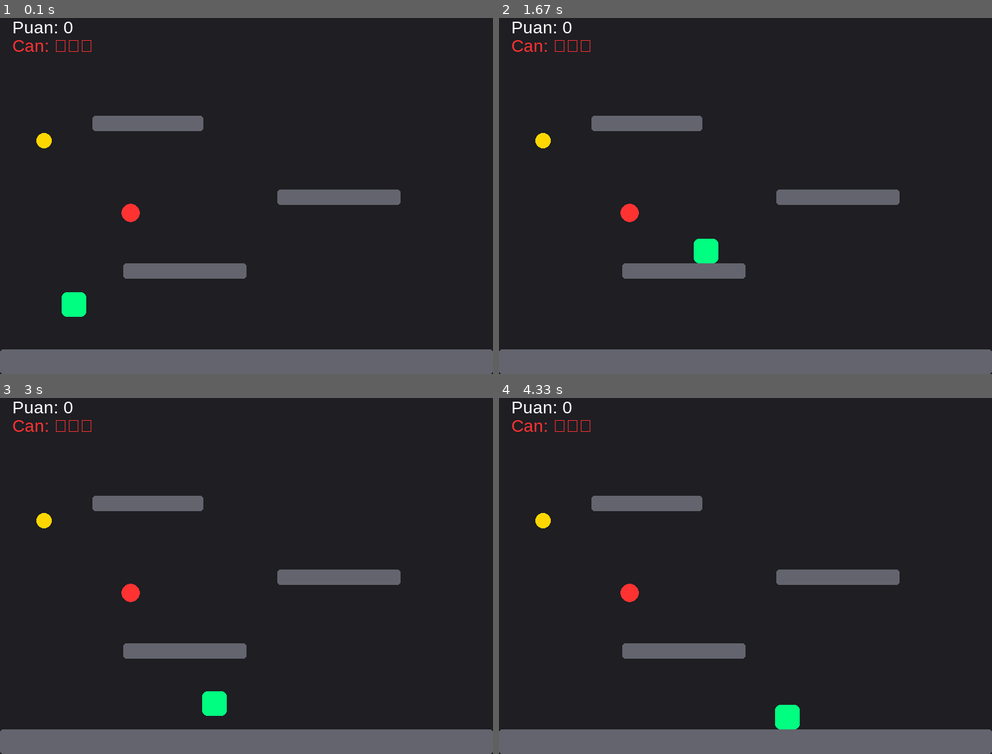
Above: before the commit, frames 1-4 (two rows, left to right).
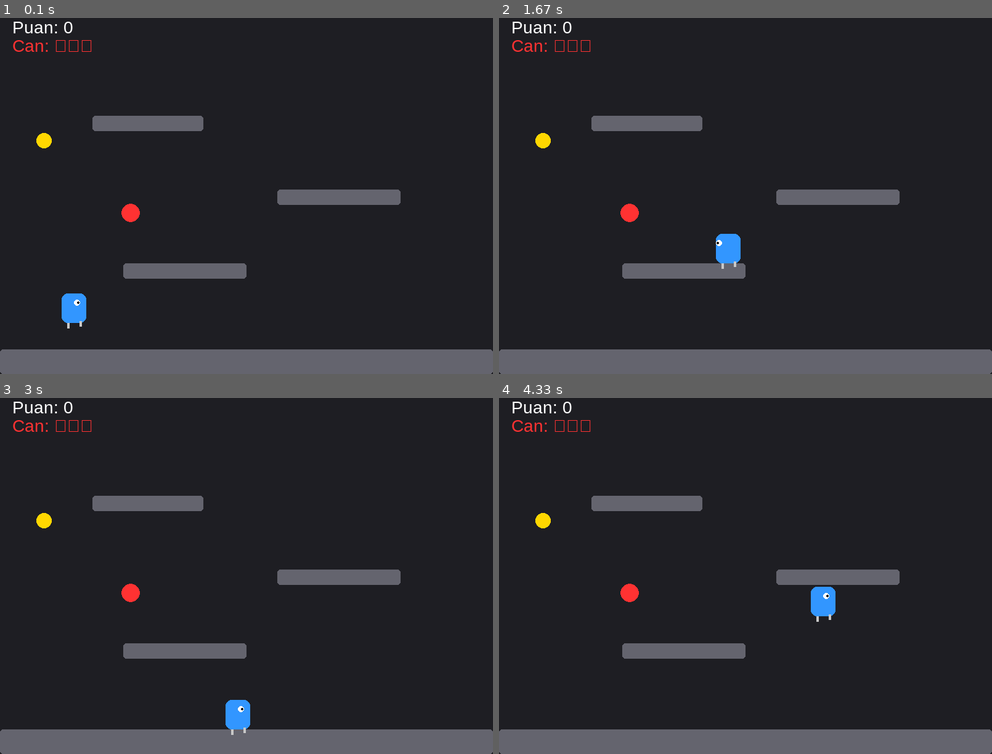
Above: after the commit, the same moments.

Repository: ikranarin/pygame_mini_game
Game: pygame game, started from PycharmProjects/Games/deneme1.py
Same seed, same stepped clock (60 frames per second), same inputs: the game is played once before the commit and once after it.
Inputs:
- Up to frame 1 (0.1 s): no input
- Up to frame 2 (1.67 s): hold Right 0.33-0.8 s; hold Right 0.83-1.3 s; tap Space at 0.9, 1.2, 1.4 s; hold Left from 1.33 s (still down)
- Up to frame 3 (3 s): tap Space at 1.7, 1.97, 2.27, 2.4, 2.7 s; release Left at 1.87 s; hold Left 1.9-2.3 s; hold Right 2.33-2.97 s
- Up to frame 4 (4.33 s): hold Left 3-3.47 s; tap Space at 3.07, 3.37, 3.57, 3.87, 4.07 s; hold Right 3.5-3.97 s; hold Right from 4 s (still down)

The runs differ from the first frame. In frame 1, 0.4% of the frame differs, in the area x 12-18%, y 77-88%; in frame 2, 0.7%; in frame 3, 0.7%; in frame 4, 0.7%, in the area x 56-69%, y 53-94%.

Commit message:
feat: upgrade player to animated sprite with movement and direction

Diff:
--- a/PycharmProjects/Games/deneme1.py
+++ b/PycharmProjects/Games/deneme1.py
@@ -1,33 +1,39 @@
 import pygame
 import random
+import time
 
 # --- BAŞLATMA ---
 pygame.init()
 GENISLIK, YUKSEKLIK = 800, 600
 ekran = pygame.display.set_mode((GENISLIK, YUKSEKLIK))
-pygame.display.set_caption("Python Platformer - Menü Sistemi")
+pygame.display.set_caption("Python Platformer - Yakışıklı Karakter")
 saat = pygame.time.Clock()
 font = pygame.font.SysFont("Arial", 28)
 font_buyuk = pygame.font.SysFont("Arial", 72, bold=True)
 
 # --- RENKLER ---
 RENK_ARKA_PLAN = (30, 30, 35)
-RENK_OYUNCU = (0, 255, 128)
 RENK_PLATFORM = (100, 100, 110)
 RENK_ALTIN = (255, 215, 0)
 RENK_DUSMAN = (255, 50, 50)
 
+# YAKIŞIKLI KARAKTER RENKLERİ
+RENK_VUCUT = (50, 150, 255)  # Canlı Mavi
+RENK_GÖZ = (255, 255, 255)  # Beyaz
+
 
 # --- OYUNU SIFIRLAMA FONKSİYONU ---
 def oyunu_sifirla():
-    global oyuncu_rect, hiz_y, ziplama_hakki, can, puan, oyun_bitti, hasar_suresi
-    oyuncu_rect = pygame.Rect(100, 450, 40, 40)
+    global oyuncu_rect, hiz_y, ziplama_hakki, can, puan, oyun_bitti, hasar_suresi, anim_sayaci, bakis_yonu
+    oyuncu_rect = pygame.Rect(100, 450, 40, 50)  # Biraz daha uzun bir karakter
     hiz_y = 0
     ziplama_hakki = 2
     can = 3
     puan = 0
     hasar_suresi = 0
     oyun_bitti = False
+    anim_sayaci = 0  # Animasyon için kare sayacı
+    bakis_yonu = 1  # 1: Sağ, -1: Sol
     yeni_konum(altin_rect)
     yeni_konum(dusman_rect)
 
@@ -47,7 +53,7 @@
     pygame.Rect(150, 180, 180, 25),
 ]
 
-oyunu_sifirla()  # İlk kez başlatırken sıfırla
+oyunu_sifirla()
 
 # --- ANA DÖNGÜ ---
 calisiyor = True
@@ -59,43 +65,61 @@
             calisiyor = False
 
     if not oyun_bitti:
-        # --- OYUN MANTIĞI ---
         tuslar = pygame.key.get_pressed()
         eski_x = oyuncu_rect.x
+        kosuyor_mu = False
 
-        if tuslar[pygame.K_LEFT]: oyuncu_rect.x -= 6
-        if tuslar[pygame.K_RIGHT]: oyuncu_rect.x += 6
+        # Hareket ve Yön Kontrolü
+        if tuslar[pygame.K_LEFT]:
+            oyuncu_rect.x -= 7
+            bakis_yonu = -1
+            kosuyor_mu = True
+        if tuslar[pygame.K_RIGHT]:
+            oyuncu_rect.x += 7
+            bakis_yonu = 1
+            kosuyor_mu = True
 
         for p in platformlar:
             if oyuncu_rect.colliderect(p): oyuncu_rect.x = eski_x
 
+        # Zıplama
         if tuslar[pygame.K_SPACE]:
             if not tus_basili and ziplama_hakki > 0:
-                hiz_y = -15
+                hiz_y = -16
                 ziplama_hakki -= 1
                 tus_basili = True
         else:
             tus_basili = False
 
+        # Fizik
         hiz_y += 0.8
         oyuncu_rect.y += hiz_y
 
+        yerde_mi = False
         for p in platformlar:
             if oyuncu_rect.colliderect(p):
                 if hiz_y > 0:
                     oyuncu_rect.bottom = p.top
                     hiz_y = 0
                     ziplama_hakki = 2
+                    yerde_mi = True
                 elif hiz_y < 0:
                     oyuncu_rect.top = p.bottom
                     hiz_y = 0
 
+        # Animasyon Sayacı Güncelleme
+        if kosuyor_mu and yerde_mi:
+            anim_sayaci += 1
+        elif not yerde_mi:
+            anim_sayaci = 0  # Havadayken sabit dur
+        else:
+            anim_sayaci = 0  # Dururken sabit dur
+
+        # Çarpışmalar
         if oyuncu_rect.colliderect(altin_rect):
             puan += 1
             yeni_konum(altin_rect)
-
         if hasar_suresi > 0: hasar_suresi -= 1
-
         if oyuncu_rect.colliderect(dusman_rect) and hasar_suresi == 0:
             can -= 1
             hasar_suresi = 60
@@ -103,41 +127,61 @@
             if can <= 0: oyun_bitti = True
 
     else:
-        # --- MENÜ MANTIĞI (GAME OVER EKRANI) ---
+        # Menü Mantığı
         tuslar = pygame.key.get_pressed()
-        if tuslar[pygame.K_r]:
-            oyunu_sifirla()
-        if tuslar[pygame.K_q]:
-            calisiyor = False
+        if tuslar[pygame.K_r]: oyunu_sifirla()
+        if tuslar[pygame.K_q]: calisiyor = False
 
-    # --- ÇİZİM ---
+    # --- ÇIZIM VE KARAKTER TASARIMI ---
     ekran.fill(RENK_ARKA_PLAN)
 
     if not oyun_bitti:
         for p in platformlar:
             pygame.draw.rect(ekran, RENK_PLATFORM, p, border_radius=5)
 
+        # --- YAKIŞIKLI KARAKTER ÇİZİMİ ---
         if hasar_suresi % 10 < 5:
-            pygame.draw.rect(ekran, RENK_OYUNCU, oyuncu_rect, border_radius=8)
+            # Koşma animasyonu efekti (Vücudun y ekseninde hafifçe oynaması)
+            anim_offset = 0
+            if anim_sayaci % 20 < 10: anim_offset = 2
 
+            # Vücut (Mavi Dikdörtgen)
+            vucut_rect = pygame.Rect(oyuncu_rect.x, oyuncu_rect.y + anim_offset, 40, 50 - anim_offset)
+            pygame.draw.rect(ekran, RENK_VUCUT, vucut_rect, border_radius=10)
+
+            # Göz (Baktığı yöne göre konumu değişir)
+            goz_x = oyuncu_rect.x + 25 if bakis_yonu == 1 else oyuncu_rect.x + 5
+            goz_y = oyuncu_rect.y + 15 + anim_offset
+            pygame.draw.circle(ekran, RENK_GÖZ, (goz_x, goz_y), 5)
+            # Göz bebeği
+            pygame.draw.circle(ekran, (0, 0, 0), (goz_x + (bakis_yonu * 2), goz_y), 2)
+
+            # Ayaklar (Küçük animasyonlu çizgiler)
+            ayak_y = oyuncu_rect.bottom
+            ayak_sol_x = oyuncu_rect.x + 10
+            ayak_sag_x = oyuncu_rect.x + 30
+
+            if anim_sayaci % 20 < 10:
+                pygame.draw.line(ekran, (200, 200, 200), (ayak_sol_x, ayak_y), (ayak_sol_x, ayak_y + 8), 4)
+                pygame.draw.line(ekran, (200, 200, 200), (ayak_sag_x, ayak_y - 3), (ayak_sag_x, ayak_y + 5), 4)
+            else:
+                pygame.draw.line(ekran, (200, 200, 200), (ayak_sol_x, ayak_y - 3), (ayak_sol_x, ayak_y + 5), 4)
+                pygame.draw.line(ekran, (200, 200, 200), (ayak_sag_x, ayak_y), (ayak_sag_x, ayak_y + 8), 4)
+
+        # Diğer Nesneler ve Yazılar
         pygame.draw.ellipse(ekran, RENK_ALTIN, altin_rect)
         pygame.draw.rect(ekran, RENK_DUSMAN, dusman_rect, border_radius=15)
-
         ekran.blit(font.render(f"Puan: {puan}", True, (255, 255, 255)), (20, 20))
         ekran.blit(font.render(f"Can: {'❤' * can}", True, (255, 50, 50)), (20, 50))
     else:
-        # MENÜ EKRANI TASARIMI
+        # Menü Ekranı (Eski kodla aynı)
         pygame.draw.rect(ekran, (20, 20, 25), (150, 150, 500, 300), border_radius=20)
-
         msg = font_buyuk.render("OYUN BİTTİ", True, (255, 50, 50))
         puan_msg = font.render(f"Toplam Puan: {puan}", True, (255, 255, 255))
         tekrar_msg = font.render("Yeniden Başlamak için 'R'", True, (0, 255, 128))
-        cikis_msg = font.render("Çıkış yapmak için 'Q'", True, (200, 200, 200))
-
         ekran.blit(msg, (GENISLIK // 2 - 180, 200))
         ekran.blit(puan_msg, (GENISLIK // 2 - 80, 300))
         ekran.blit(tekrar_msg, (GENISLIK // 2 - 140, 360))
-        ekran.blit(cikis_msg, (GENISLIK // 2 - 110, 400))
 
     pygame.display.flip()
     saat.tick(60)
